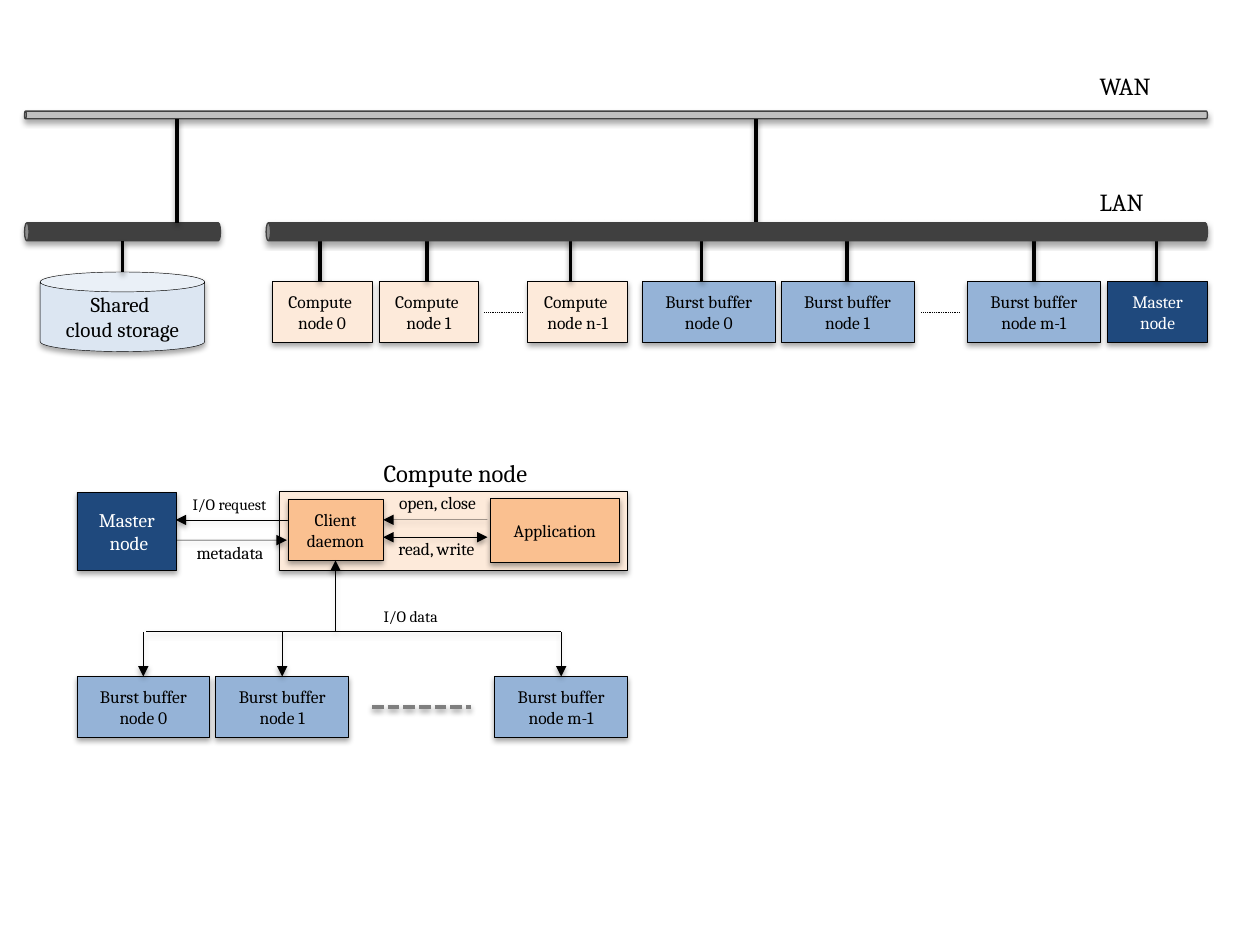
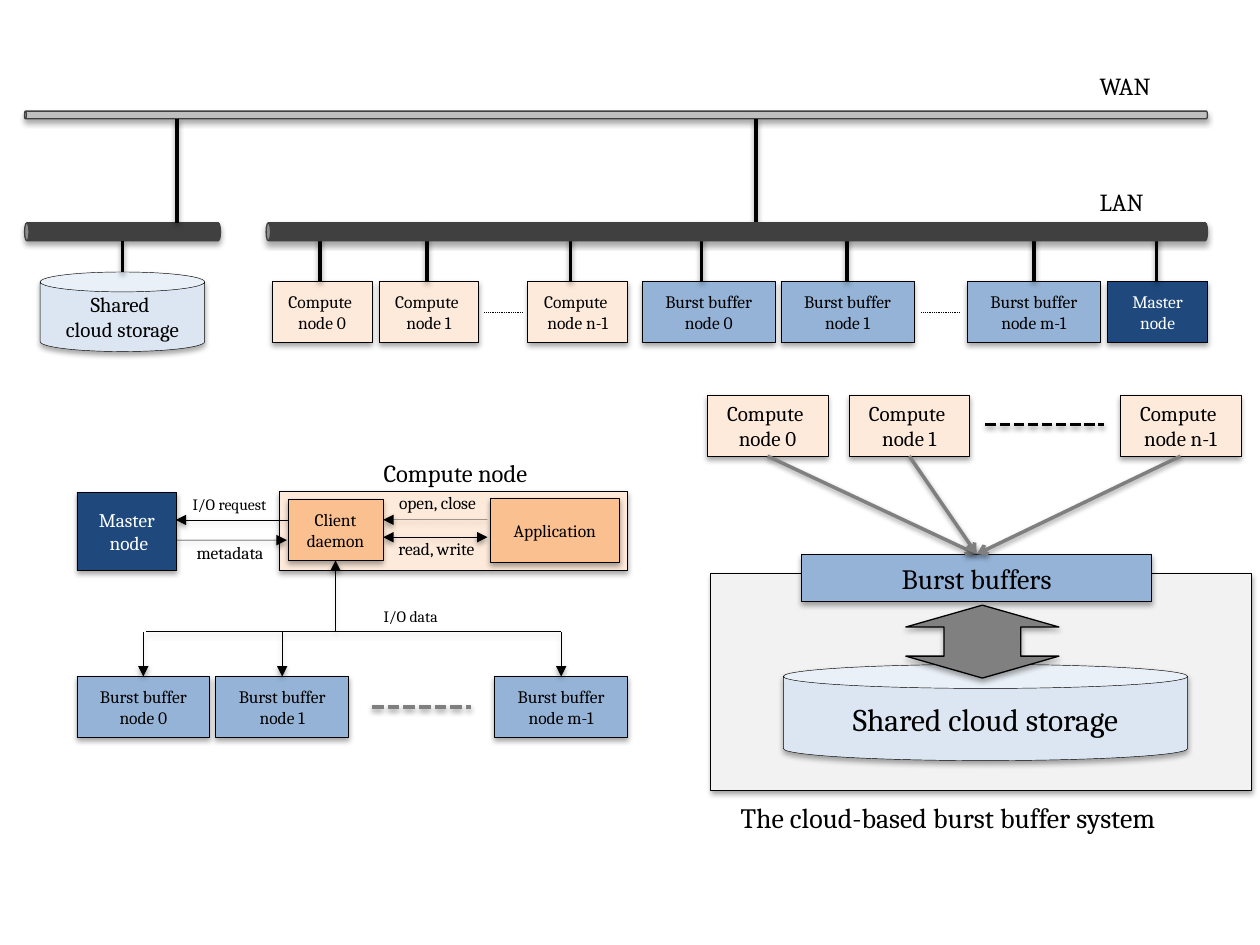
Before and after one commit to belldandyxtq/ccgrid, a slide deck: slide 2 of paper/ref/Presentation1.pptx. Drawn at 1260x945 pixels with LibreOffice and Linux fonts; fonts in the diff are those of the drawing. Boxes give left, top, right and bottom in pixels: in the first picture for what was removed or moved away, otherwise in the second. Text is boxed around its words. In the diff, an @@ line names an element or a change of style, - is before the commit and + after.

```diff
--- a/paper/ref/Presentation1.pptx
+++ b/paper/ref/Presentation1.pptx
@@ group added at (707, 394, 1251, 834): 5 rectangles, 3 arrows, 1 cylinder, 1 line, 1 up down arrow, 1 text @@
+Burst buffers
+Shared cloud storage
+Compute
+node 0
+Compute
+node 1
+Compute
+node n-1
+The cloud-based burst buffer system
```
Also in this commit, not shown: 1 slide added, 1 slide removed, 11 other files.
